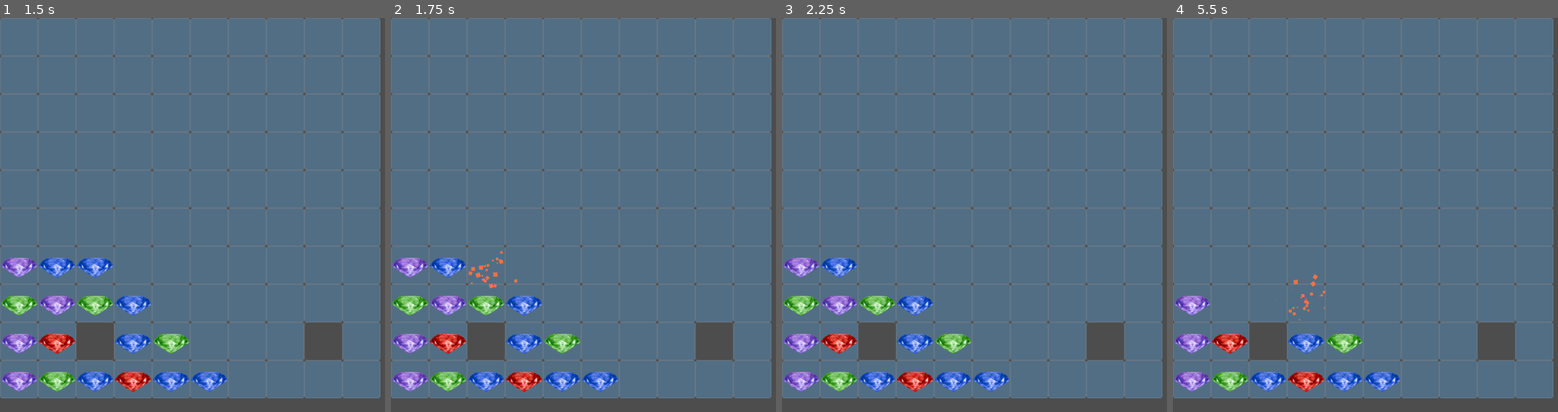
Above: before the commit, frames 1-4 (left to right).
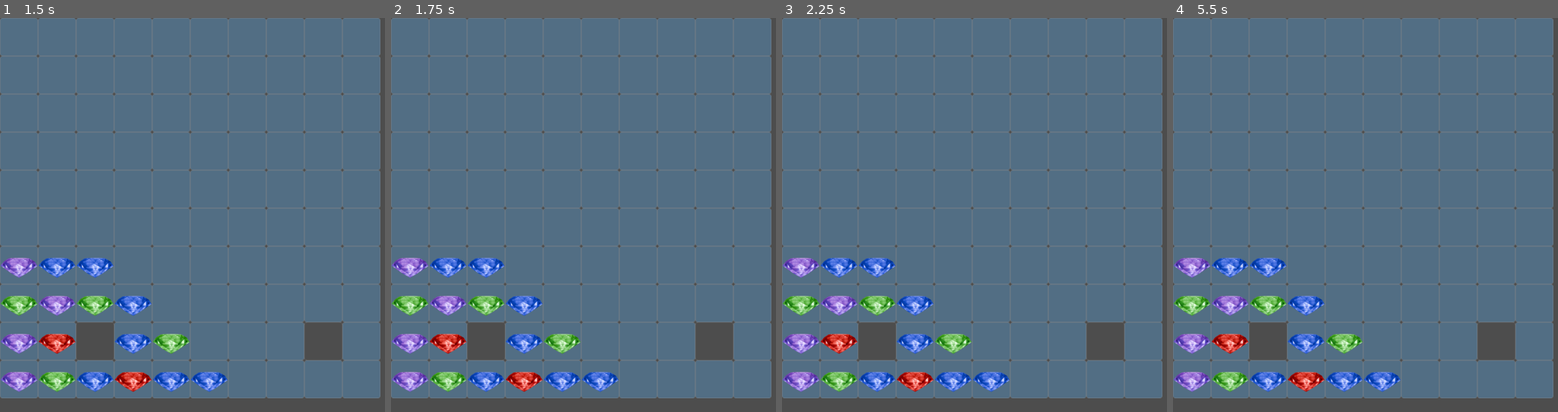
Above: after the commit, the same moments.

Repository: Medex81/LadyJu
Game: Godot game, scene res://game/scenes/m3/main.tscn
Two runs of this game, one before a commit and one after it. Both use one fixed random seed, a clock stepped at 60 frames per second and the inputs below. The project has no main scene, so this scene is started directly.
Inputs (mouse positions are in pixels of both pictures, inside the frame that each line leads up to):
- Up to frame 1 (1.5 s): move the mouse to (19, 144) at 0.52 s; click (19, 144) at 0.67 s; move the mouse to (96, 254) at 1.27 s; click (96, 254) at 1.42 s
- Up to frame 2 (1.75 s): no input
- Up to frame 3 (2.25 s): tap Enter at 2 s; move the mouse to (839, 266) at 2.02 s; click (839, 266) at 2.17 s
- Up to frame 4 (5.5 s): move the mouse to (1269, 301) at 2.77 s; click (1269, 301) at 2.92 s; tap Space at 3.5 s; move the mouse to (1192, 301) at 3.52 s; click (1192, 301) at 3.67 s; tap Enter at 4.25 s; move the mouse to (1230, 301) at 4.27 s; click (1230, 301) at 4.42 s; move the mouse to (1307, 301) at 5.02 s; click (1307, 301) at 5.17 s

Frame 1 is identical in both runs. In frame 2, 0.4% of the frame differs, in the area x 18-34%, y 56-69%; in frame 3, 0.3%; in frame 4, 2.3%, in the area x 0-40%, y 60-77%.
Error after the commit: Invalid call. Nonexistent function 'has_end_effect' in base 'Sprite2D (ViewComponent)'. (res://game/scenes/m3/components/info.gd:98)

Commit message:
В компоненте ViewComponent убираем проверку наличия подключенных эффектов.

Diff:
--- a/game/scenes/m3/components/view.gd
+++ b/game/scenes/m3/components/view.gd
@@ -20,6 +20,3 @@
 			await _end_effect.send_effects_done
 
 	queue_free()
-
-func has_end_effect()->bool:
-	return _end_effect != null
